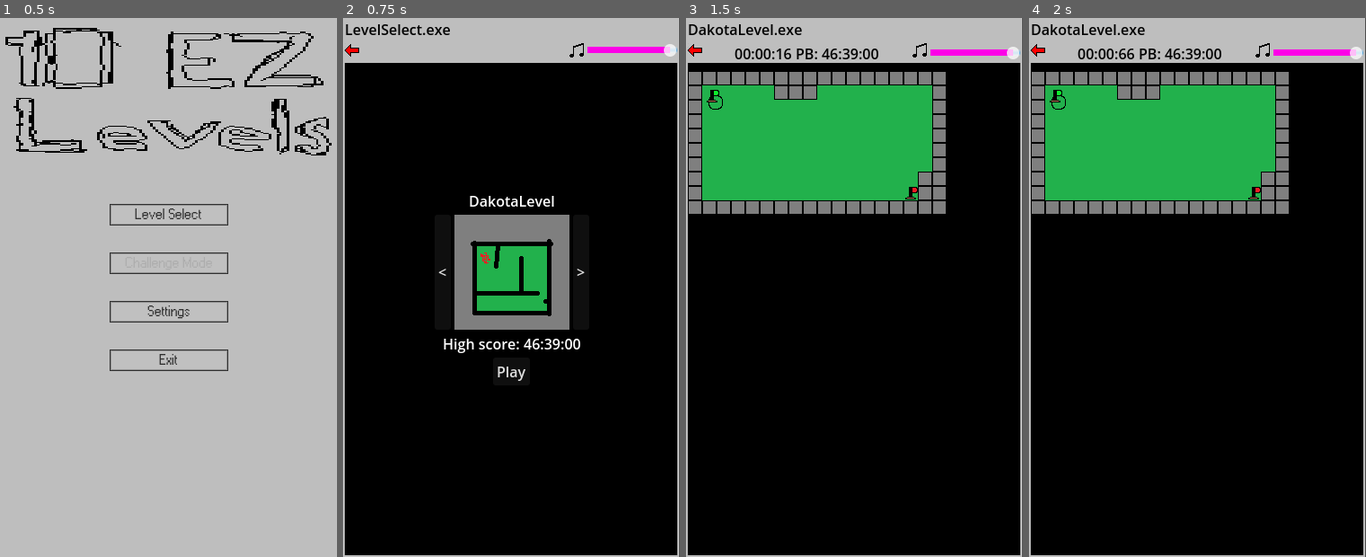
Above: before the commit, frames 1-4 (left to right).
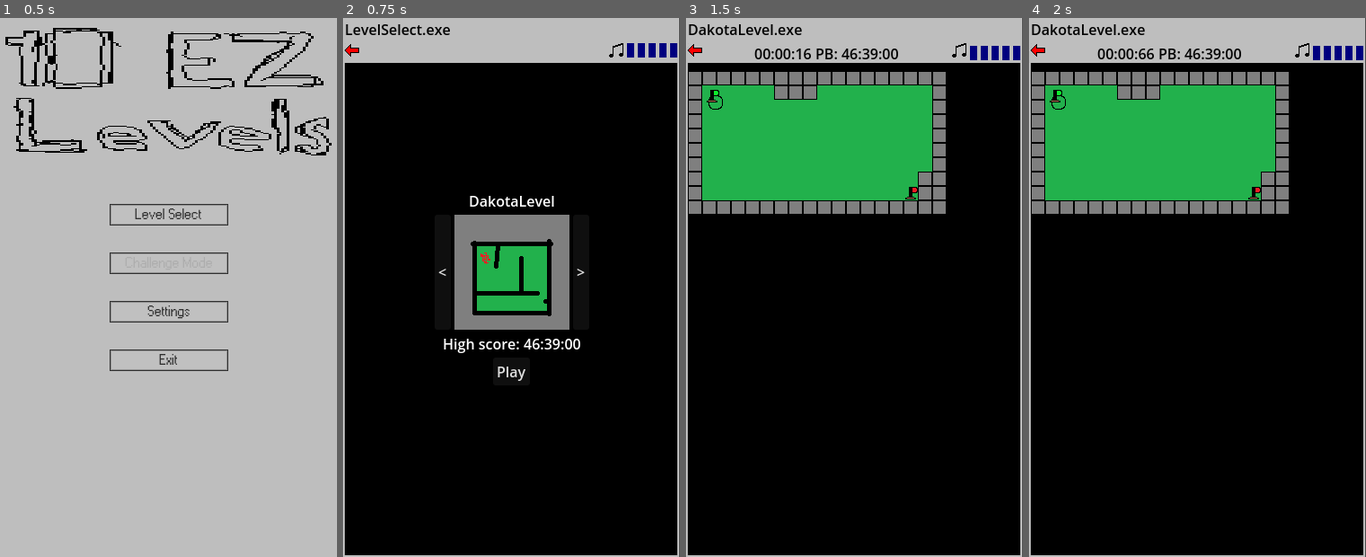
Above: after the commit, the same moments.

Repository: pt80/MobileGame
Game: Godot game, scene res://Scenes/Menus/MainMenu.tscn
Two runs of this game, one before a commit and one after it. Both use one fixed random seed, a clock stepped at 60 frames per second and the inputs below.
Inputs:
- Up to frame 1 (0.5 s): no input
- Up to frame 2 (0.75 s): click "Level Select" at 0.5 s
- Up to frame 3 (1.5 s): click "Play" at 1.25 s
- Up to frame 4 (2 s): no input

Frame 1 is identical in both runs. In frame 2, 0.5% of the frame differs, in the area x 67-100%, y 4-8%; in frame 3, 1.1%; in frame 4, 1.1%, in the area x 14-100%, y 4-8%.

Commit message:
added shitty audio system

Diff:
--- a/Scenes/Overlay.tscn
+++ b/Scenes/Overlay.tscn
@@ -9,6 +9,7 @@
 [ext_resource type="Texture2D" uid="uid://3jhhneh55vrw" path="res://Images/MusicNote.png" id="5_nwnc3"]
 [ext_resource type="Script" path="res://Scripts/SoundButton.gd" id="7_824px"]
 [ext_resource type="Script" path="res://Scripts/VolumeSlider.gd" id="8_8yp7h"]
+[ext_resource type="PackedScene" uid="uid://ddnkog6i4ijp2" path="res://Scenes/Menus/SegmentedVolume.tscn" id="9_tcod1"]
 
 [node name="Overlay" type="PanelContainer"]
 texture_filter = 1
@@ -56,7 +57,11 @@
 texture_normal = ExtResource("5_nwnc3")
 script = ExtResource("7_824px")
 
+[node name="VolumeContainer" parent="VBoxContainer/HBoxContainer" instance=ExtResource("9_tcod1")]
+layout_mode = 2
+
 [node name="VolumeSlider" type="HSlider" parent="VBoxContainer/HBoxContainer"]
+visible = false
 custom_minimum_size = Vector2(100, 0)
 layout_mode = 2
 size_flags_vertical = 4
--- a/Scripts/Menus/SegmentedVolume.gd
+++ b/Scripts/Menus/SegmentedVolume.gd
@@ -1,34 +1,41 @@
 extends HBoxContainer
 
 var volumeBars
+@onready var sound = $"../Sound"
 
 func _ready():
 	volumeBars = get_tree().get_nodes_in_group('VolumeBar')
-	print(volumeBars)
-	for i in volumeBars:
-		print(volumeBars.find(i))
+	ChangeVolume(snappedf(db_to_linear(AudioServer.get_bus_volume_db(0)), 0.1) * float(volumeBars.size()) - 1)
+
+func ChangeVolume(vol):
+	AudioServer.set_bus_volume_db(0,linear_to_db(float(vol + 1)/float(volumeBars.size())))
+	ChangeVolumeImage(vol)
+	if AudioServer.is_bus_mute(0):
+		Mute()
 
 func ChangeVolumeImage(vol):
-	AudioServer.set_bus_volume_db(0,linear_to_db(vol/volumeBars.size()))
-
 	for i in volumeBars:
 		if volumeBars.find(i) > vol:
-			print(i.self_modulate)
-			i.self_modulate = Color(.75,.75,.75,1)
+			i.self_modulate = Color(.85,.85,.85,1)
 		elif volumeBars.find(i) <= vol:
 			i.self_modulate = Color(0,0,.498,1)
 
+func Mute():
+	sound.texture_normal = load("res://Images/MusicNoteMuted.png")
+	for i in volumeBars:
+		i.self_modulate = Color(.85,.85,.85,1)
+
 func _on_volume_1_pressed():
-	ChangeVolumeImage(0)
+	ChangeVolume(0)
 
 func _on_volume_2_pressed():
-	ChangeVolumeImage(1)
+	ChangeVolume(1)
 
 func _on_volume_3_pressed():
-	ChangeVolumeImage(2)
+	ChangeVolume(2)
 
 func _on_volume_4_pressed():
-	ChangeVolumeImage(3)
+	ChangeVolume(3)
 
 func _on_volume_5_pressed():
-	ChangeVolumeImage(4)
+	ChangeVolume(4)
--- a/Scripts/SoundButton.gd
+++ b/Scripts/SoundButton.gd
@@ -2,6 +2,8 @@
 
 const UI = preload("res://Resources/UITheme.tres")
 @onready var volume_slider = $"../VolumeSlider"
+@onready var volume_container = $"../VolumeContainer"
+
 
 func _on_pressed():
 	#print(UI.get_stylebox('panel', 'PanelContainer').texture_margin_top)
@@ -13,5 +15,16 @@
 		#StretchTween.tween_property(UI.get_stylebox('panel', 'PanelContainer'),"texture_margin_top", 0,1.5)
 		#await StretchTween.finished
 		#volume_slider.visible = true
+#
+	#volume_slider.visible = !volume_slider.visible
+	AudioServer.set_bus_mute(0,!AudioServer.is_bus_mute(0))
+	SetAudioVisuls()
 
-	volume_slider.visible = !volume_slider.visible
+func SetAudioVisuls():
+	if AudioServer.is_bus_mute(0):
+		volume_container.Mute()
+		texture_normal = load("res://Images/MusicNoteMuted.png")
+	elif !AudioServer.is_bus_mute(0):
+		var deci = snappedf(db_to_linear(AudioServer.get_bus_volume_db(0)), 0.1) * float(volume_container.volumeBars.size()) - 1
+		volume_container.ChangeVolume(deci)
+		texture_normal = load("res://Images/MusicNote.png")
--- a/default_bus_layout.tres
+++ b/default_bus_layout.tres
@@ -5,7 +5,7 @@
 pitch_scale = 2.0
 
 [resource]
-bus/0/volume_db = 6.02
+bus/0/volume_db = 0.0672607
 bus/1/name = &"Music"
 bus/1/solo = false
 bus/1/mute = false
Binary file added: Images/MusicNoteMuted.png
Not shown, added: Images/MusicNoteMuted.png.import
Not shown: 1 places in Scenes/Overlay.tscn that only renumber resources
